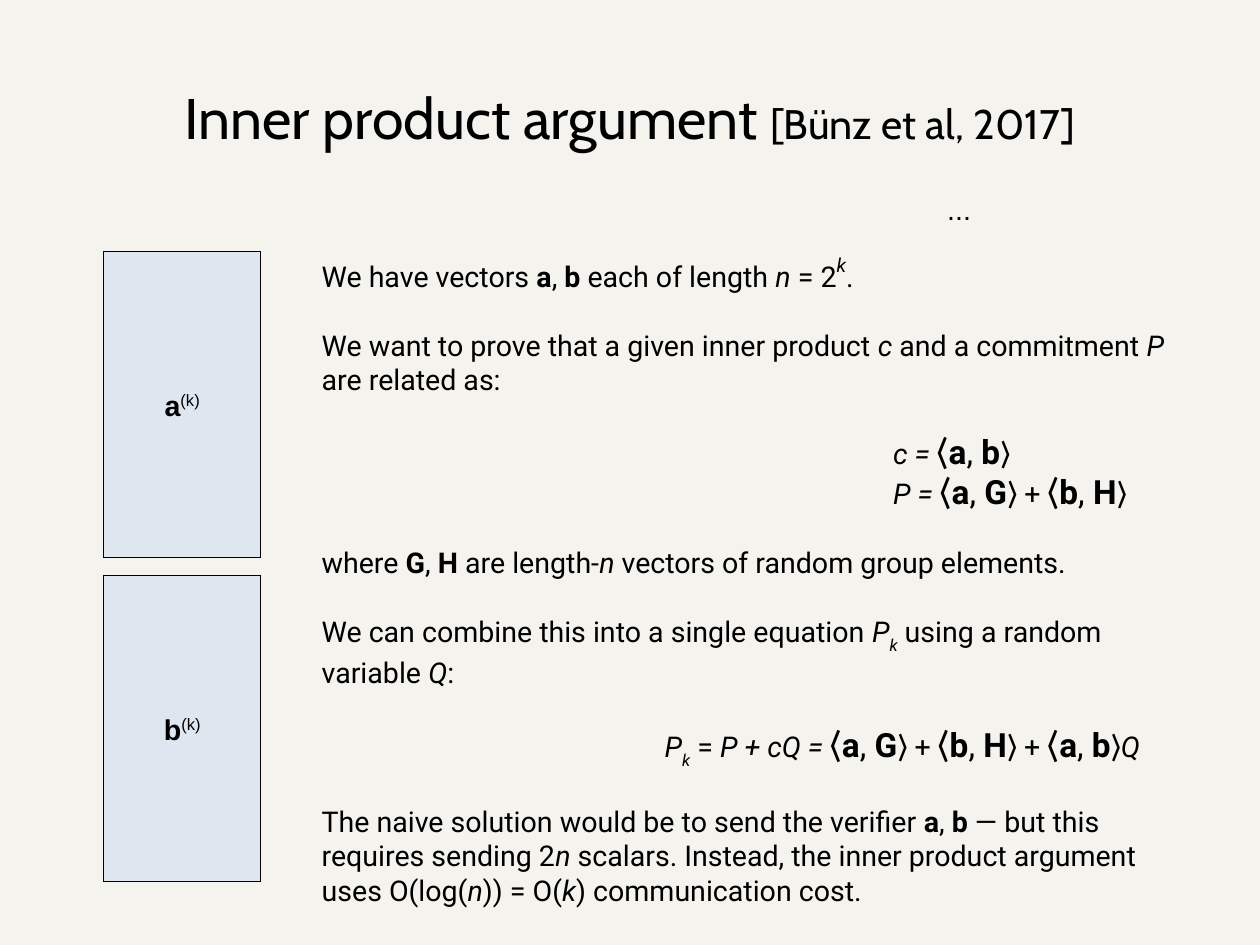
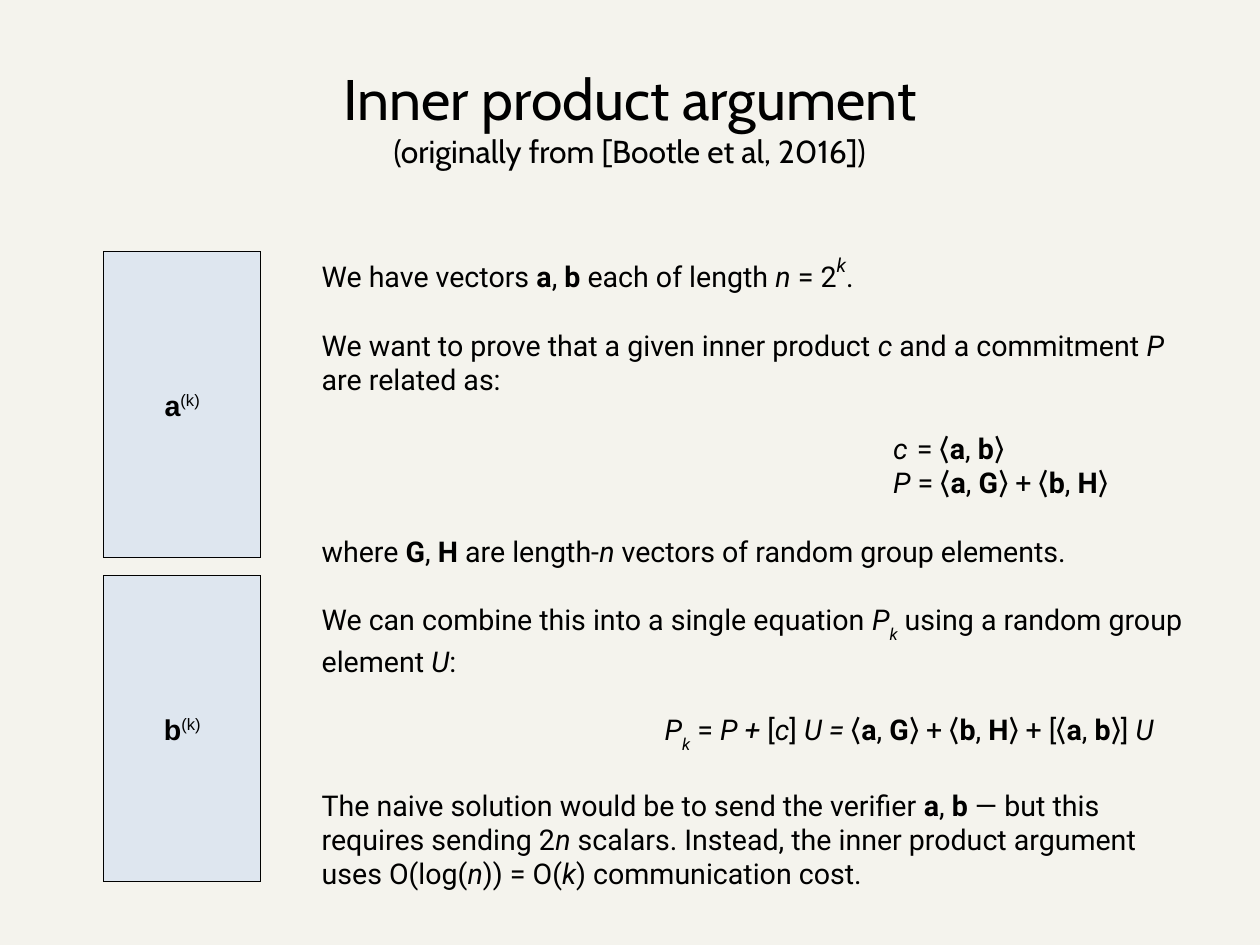
Before and after one commit to daira/halographs, a slide deck: slide 15 of deepdive.odp. Drawn at 1260x945 pixels with LibreOffice and Linux fonts; fonts in the diff are those of the drawing. Boxes give left, top, right and bottom in pixels: in the first picture for what was removed or moved away, otherwise in the second. Text is boxed around its words. In the diff, an @@ line names an element or a change of style, - is before the commit and + after.

Commit message:
Deep dive presentation: Ying Tong's correction to the PLONK permutation argument, and formatting/notation fixes.

```diff
--- a/deepdive.odp
+++ b/deepdive.odp
@@ title at [343, 77, 916, 171]: text changed; size 36 to 20 pt @@
-Inner product argument [Bünz et al, 2017]
+Inner product argument
+(originally from [Bootle et al, 2016])
@@ text removed at [936, 186, 983, 230] @@
-...
@@ text at [893, 436, 1108, 498]: size 21 to 18 pt in "⟨a, b⟩", "⟨a, G⟩ ⟨b, H⟩"; italic off in "=", "=" @@
@@ text at [322, 608, 1182, 745]: text changed @@
-We can combine this into a single equation Pk using a random variable Q:
-Pk = P + cQ = ⟨a, G⟩ + ⟨b, H⟩ + ⟨a, b⟩Q
+We can combine this into a single equation Pk using a random group element U:
+Pk = P + [c] U = ⟨a, G⟩ + ⟨b, H⟩ + [⟨a, b⟩] U
```
Also in this commit, not shown: 25 other slides changed, 1 slide added, 1 other file.
